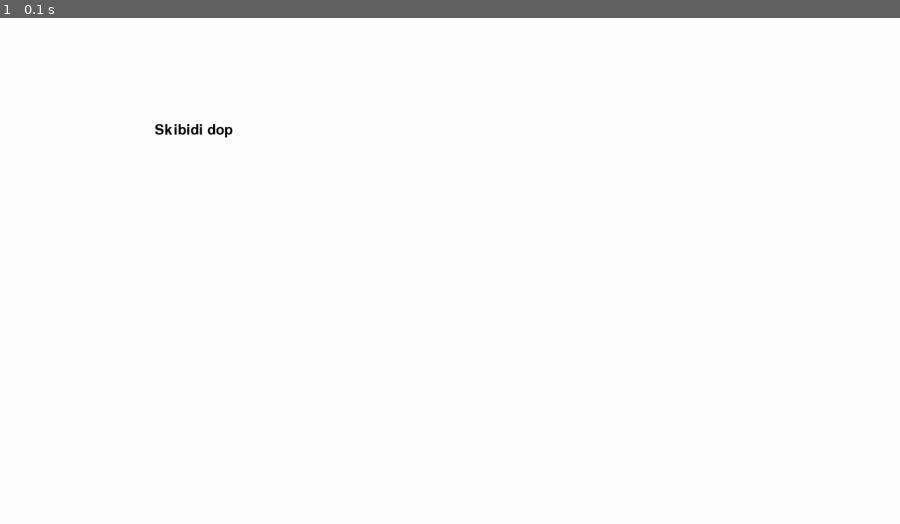
Above: before the commit, frame 1.
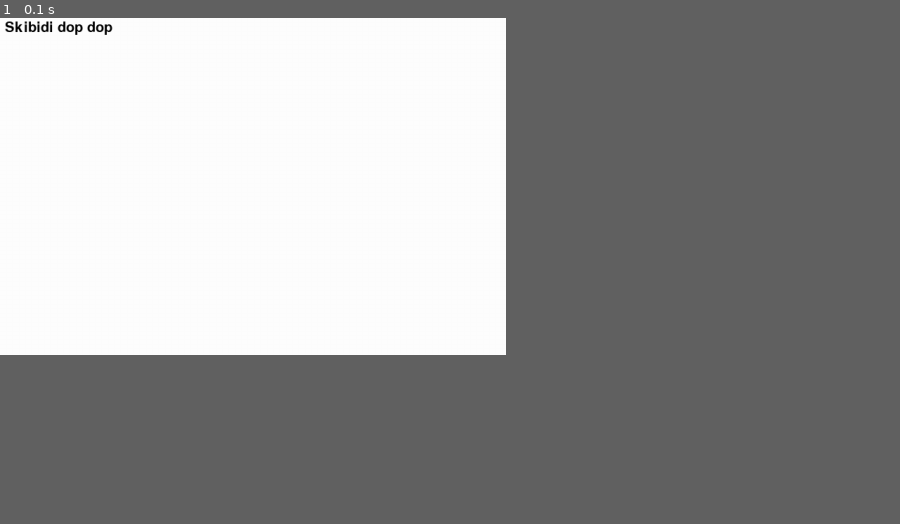
Above: after the commit, the same moment.

Repository: ResendeTech/Text-Based-Adventure-Game
Game: pygame game, started from rpg_game_files/LearningtoPrintTextWithPygame.py
Same seed, same stepped clock (60 frames per second), same inputs: the game is played once before the commit and once after it.
Inputs:
- Up to frame 1 (0.1 s): no input
In our replay, the window is 900x506 before the commit and 506x337 after it. These sizes can differ from the game's own. Grey fills any space a smaller window leaves; there, only what the larger window draws over its background counts as a difference.

The runs differ from the first frame. In frame 1, 0.3% of the frame differs, in the area x 0-26%, y 0-24%.

Commit message:
Started learning pygame; making a screen

Diff:
--- a/rpg_game_files/LearningtoPrintTextWithPygame.py
+++ b/rpg_game_files/LearningtoPrintTextWithPygame.py
@@ -4,7 +4,10 @@
 
 
 pygame.init()
-screen = pygame.display.set_mode((1280, 720))
+x = 720
+y = 480
+flags = pygame.RESIZABLE
+screen = pygame.display.set_mode((x, y), flags)
 clock = pygame.time.Clock()
 running = True
 
@@ -13,6 +16,9 @@
 def draw_text(text, font, text_col, x, y):
     img = font.render(text, True, text_col)
     screen.blit(img, (x, y))
+    # for i in text[0]:
+    #     print("skbiidi")
+    #for (i = 0)
 
 while running:
     for event in pygame.event.get():
@@ -20,7 +26,7 @@
             running = False
 
     screen.fill((255, 255, 255))
-    draw_text("Skibidi dop", text_font, (0, 0, 0), 220, 150)
+    draw_text("Skibidi dop dop", text_font, (0, 0, 0), x-(x*0.99), y-(y*0.99))
 
     pygame.display.flip()
     clock.tick(60)
--- a/rpg_game_files/Tests.py
+++ b/rpg_game_files/Tests.py
@@ -404,6 +404,7 @@
     True,
     Class=Weapons,
     isInArmorInv = False,
+    at=1,
 )
 super_armor = Armor(
     "Super armor",
@@ -413,6 +414,7 @@
     True,
     Class=Armor,
     isInArmorInv = False,
+    df= 5,
 )
 supa_armor = Armor(
     "Supa armor",
@@ -422,6 +424,7 @@
     True,
     Class=Armor,
     isInArmorInv=False,
+    df= 5,
 )
 
 ring_of_power = Trinkets(
